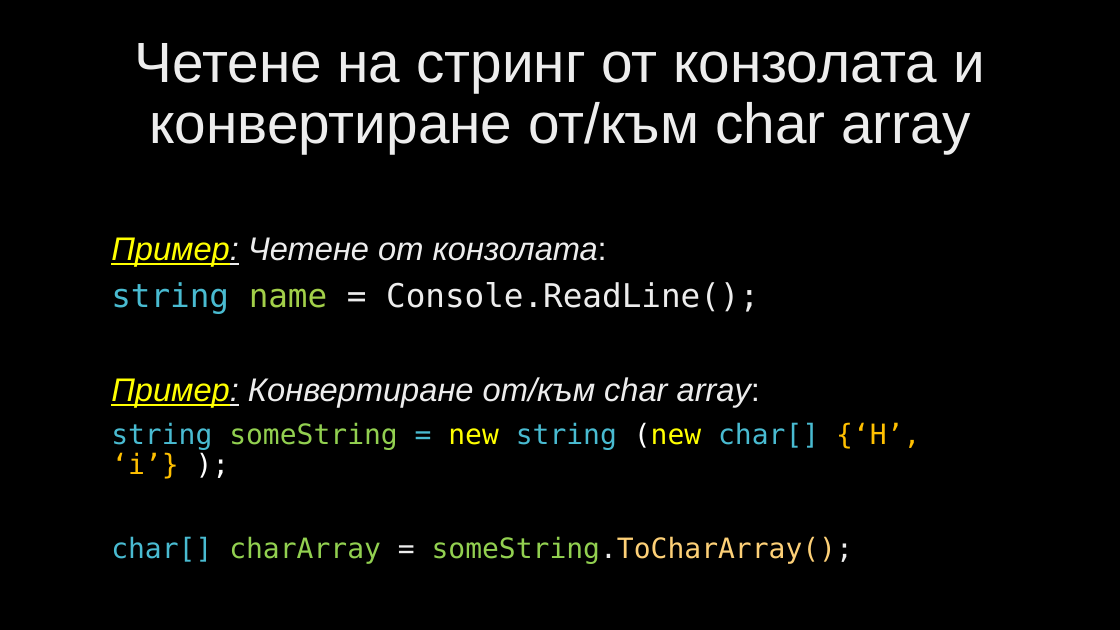
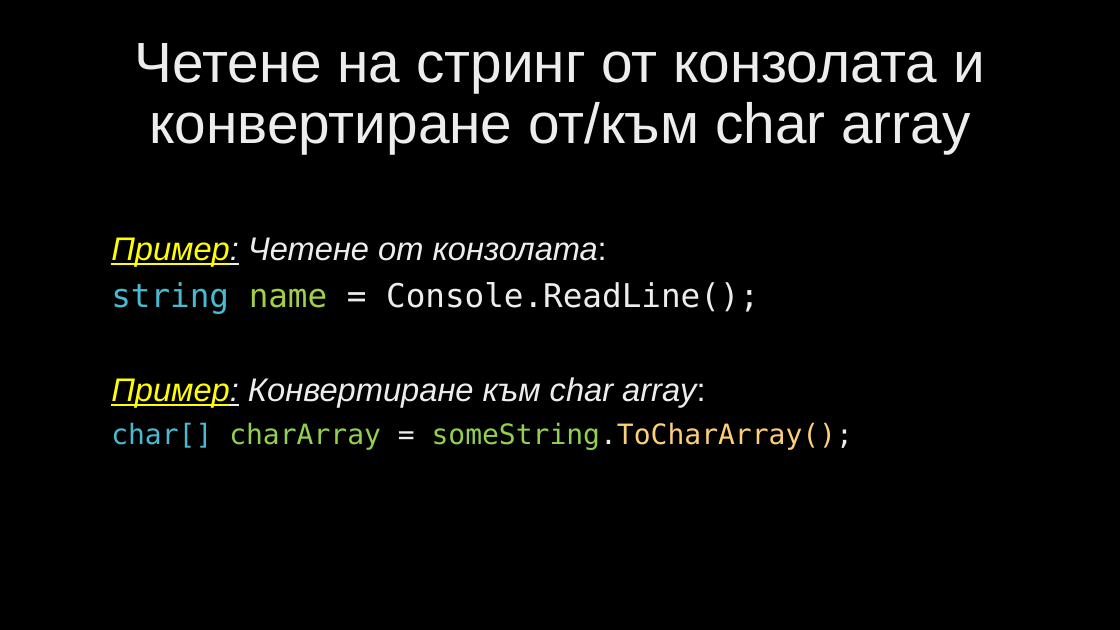
Before and after one commit to velizar92/CSharp-Programming-Presentations, a slide deck: slide 47 of C# Intermediate.pptx. Drawn at 1120x630 pixels with LibreOffice and Linux fonts; fonts in the diff are those of the drawing; background and template pictures are left out. Boxes give left, top, right and bottom in pixels: in the first picture for what was removed or moved away, otherwise in the second. Text is boxed around its words. In the diff, an @@ line names an element or a change of style, - is before the commit and + after.

Commit message:
C# TextProcessing last changes

```diff
--- a/C# Intermediate.pptx
+++ b/C# Intermediate.pptx
@@ text at (111,377,705,407): text changed; size 24 to 28 pt; font DejaVu Sans Mono to Arial; italic on @@
-Пример: Конвертиране от/към char array:
-string someString = new string (new char[] {‘H’, ‘i’} );
+Пример: Конвертиране към char array:
```
Also in this commit, not shown: 11 other slides changed.
